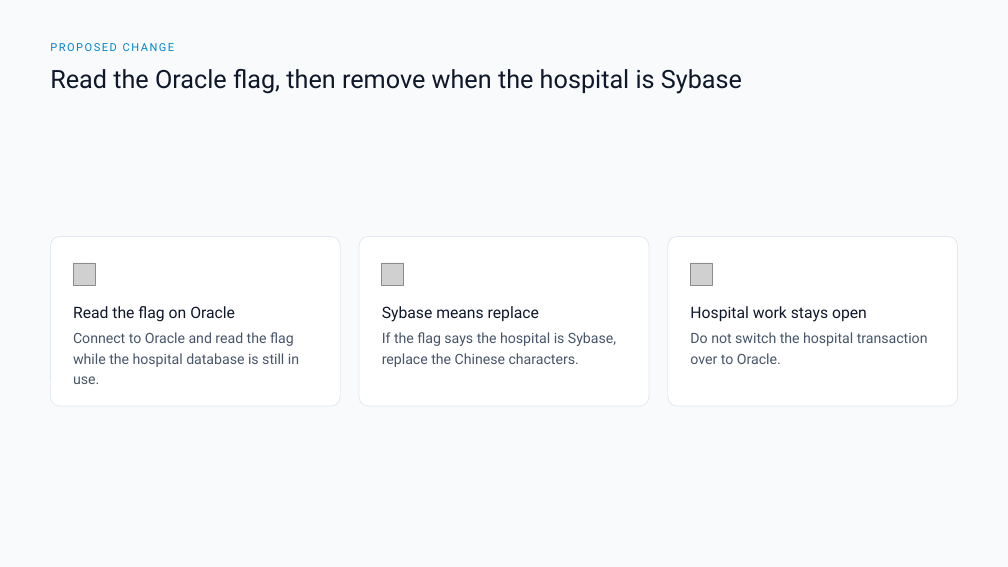
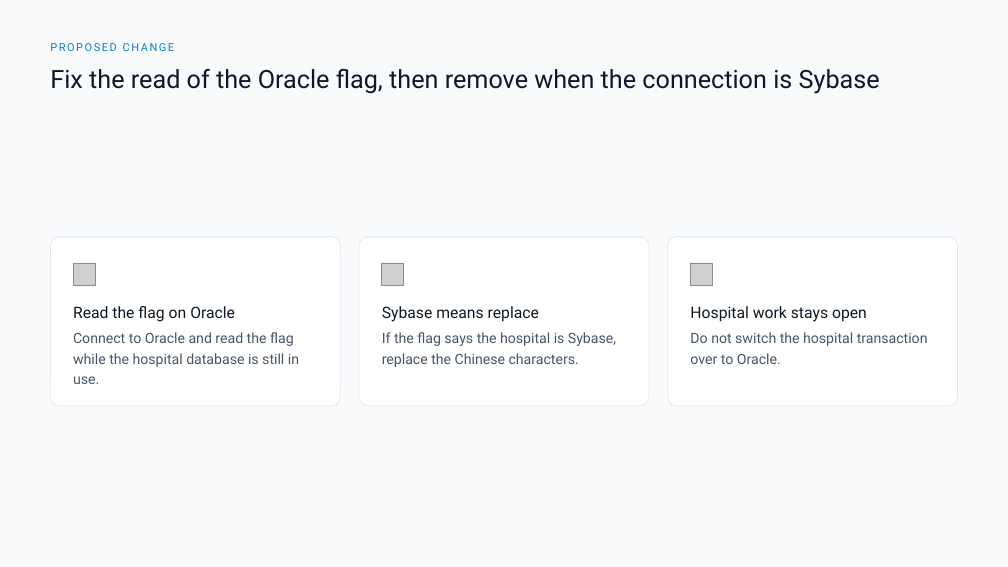
Before and after one commit to DragonChong/HA-Notes, a slide deck: slide 4 of SDLC/Projects/TMP-failure-in-removing-chinese-character-in-lis-patient-pmi-sync-svc/assets/failure-in-removing-chinese-character-in-lis-patient-pmi-sync-svc.pptx (slide 5 before the commit). Drawn at 1008x567 pixels with LibreOffice and Linux fonts; fonts in the diff are those of the drawing; grey boxes stand for pictures. Boxes give left, top, right and bottom in pixels: in the first picture for what was removed or moved away, otherwise in the second. Text is boxed around its words. In the diff, an @@ line names an element or a change of style, - is before the commit and + after.

```diff
--- a/SDLC/Projects/TMP-failure-in-removing-chinese-character-in-lis-patient-pmi-sync-svc/assets/failure-in-removing-chinese-character-in-lis-patient-pmi-sync-svc.pptx
+++ b/SDLC/Projects/TMP-failure-in-removing-chinese-character-in-lis-patient-pmi-sync-svc/assets/failure-in-removing-chinese-character-in-lis-patient-pmi-sync-svc.pptx
@@ text at box(50, 69, 880, 94): text changed @@
-Read the Oracle flag, then remove when the hospital is Sybase
+Fix the read of the Oracle flag, then remove when the connection is Sybase
```
Also in this commit, not shown: 2 other slides changed, 1 slide removed, 4 other files.
